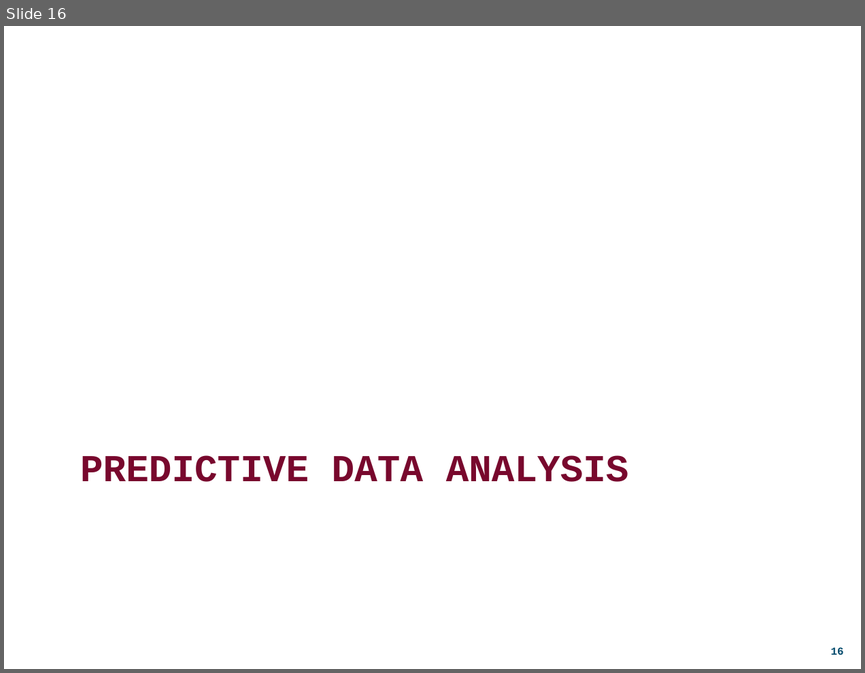
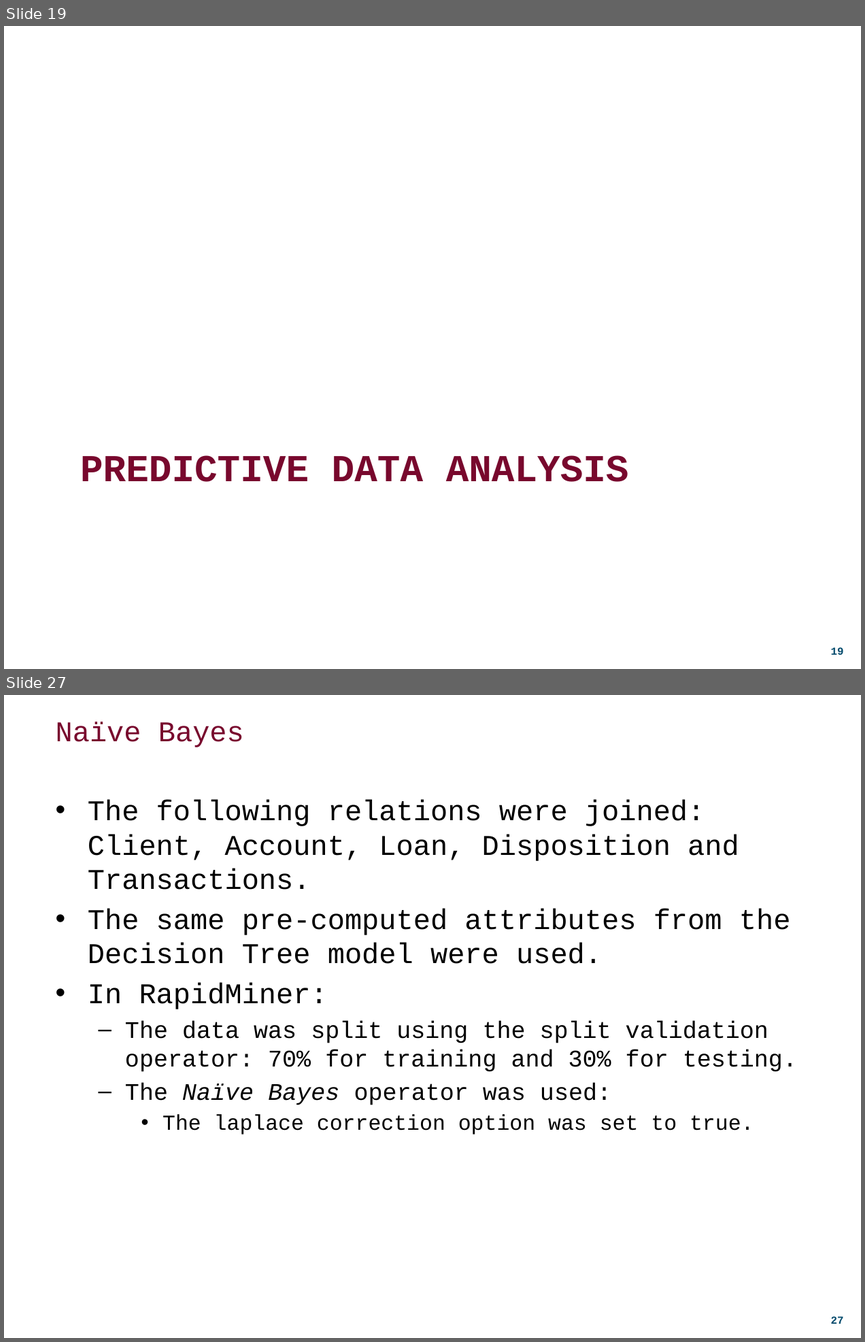
Before and after one commit to DDuarte/DataMiningBanking, a slide deck: Presentation/ecac_presentation.pptx. Shown one above the other, each under a label of ours: slide 16 before the commit, slides 19 and 27 after it; the slides between them are not shown. The pictures are 865x673 and 865x1342 pixels, drawn with LibreOffice and Linux fonts; fonts in the diff are those of the drawing; background and template pictures are left out. Boxes give left, top, right and bottom in pixels: in the first picture for what was removed or moved away, otherwise in the second. Text is boxed around its words. In the diff, an @@ line names an element or a change of style, - is before the commit and + after.

```diff
--- a/Presentation/ecac_presentation.pptx
+++ b/Presentation/ecac_presentation.pptx
@@ slide 27 added at bbox=[4, 695, 861, 1338], background #FFFFFF; not listed: 1 template element that a slide beside it also shows @@
@@ title added at bbox=[56, 722, 244, 747], 24 pt, text #78082D @@
+Naïve Bayes
@@ text added at bbox=[88, 800, 797, 1134], 24 pt, text #000000 @@
+• The following relations were joined: Client, Account, Loan, Disposition and Transactions.
+• The same pre-computed attributes from the Decision Tree model were used.
+• In RapidMiner:
+  – The data was split using the split validation operator: 70% for training and 30% for testing.
+  – The Naïve Bayes operator was used:
+    • The laplace correction option was set to true.
@@ what was slide 16 is now slide 19 @@
```
Also in this commit, not shown: 4 slides changed, 15 other slides added, 1 slide removed.
